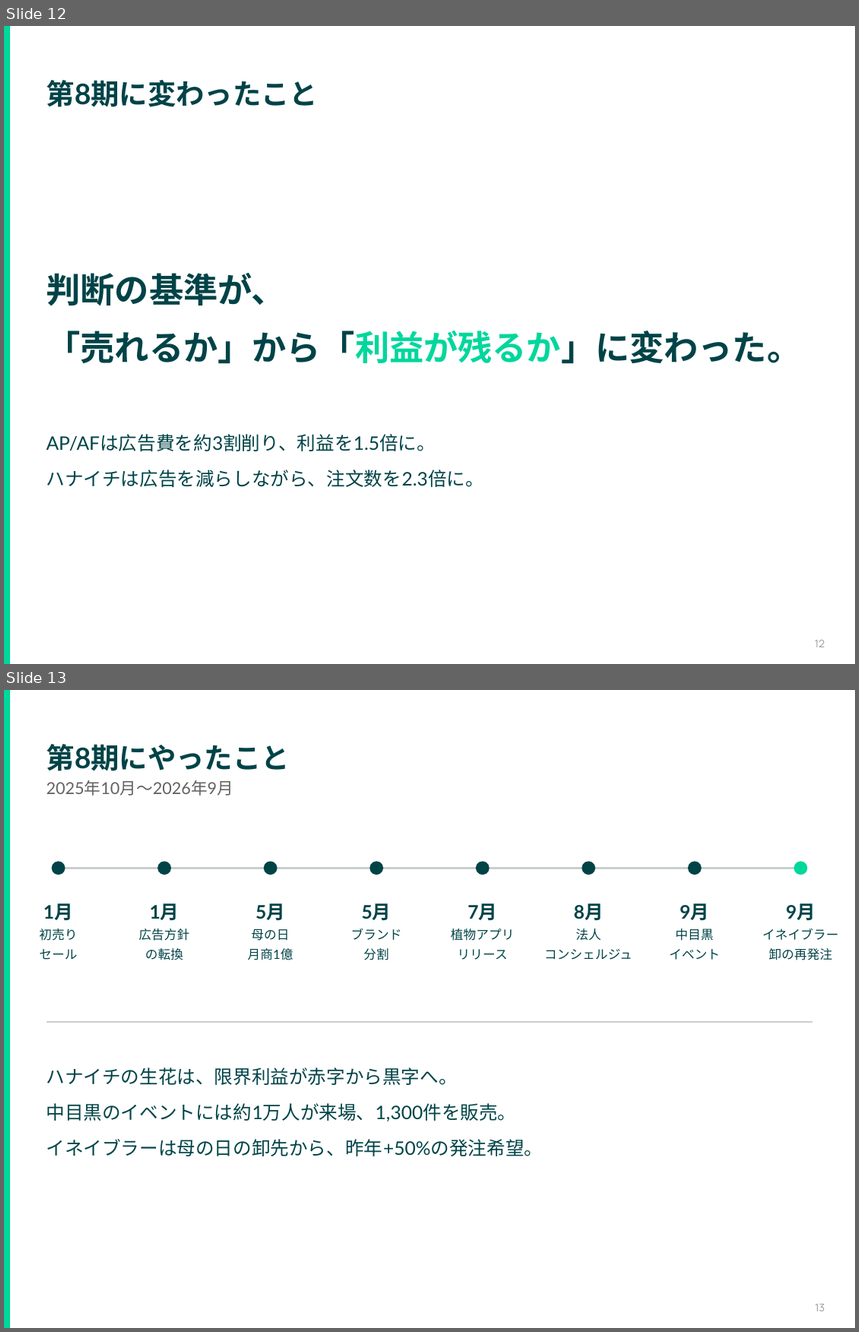
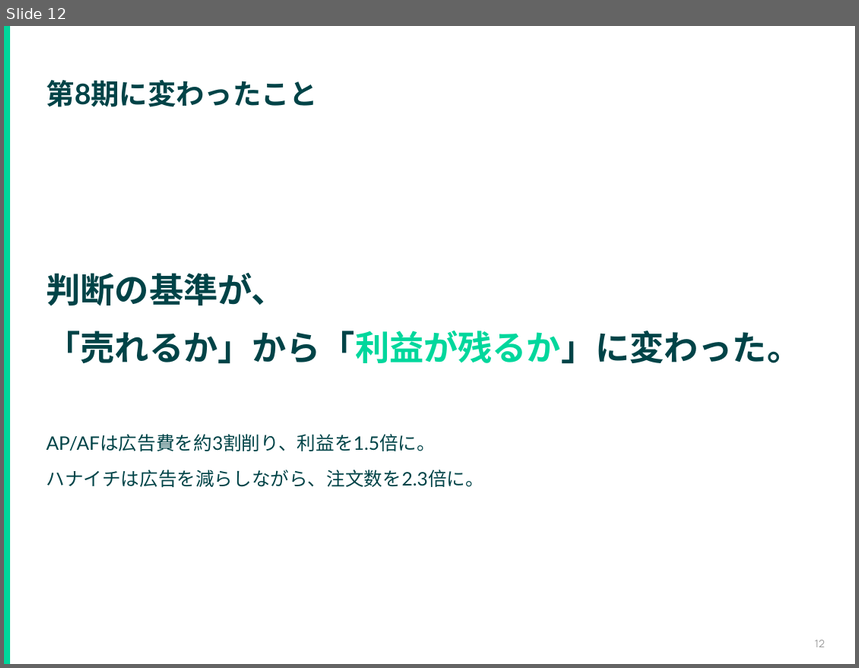
Before and after one commit to hiroki-tkg/material, a slide deck: retreat-2026-10/20261009_1day合宿_全社_第8期振り返りと第9期に向けて.pptx. Shown one above the other, each under a label of ours: slides 12 and 13 before the commit, slide 12 after it. The pictures are 859x1332 and 859x668 pixels, drawn with LibreOffice and Linux fonts; fonts in the diff are those of the drawing. Boxes give left, top, right and bottom in pixels: in the first picture for what was removed or moved away, otherwise in the second. Text is boxed around its words. In the diff, an @@ line names an element or a change of style, - is before the commit and + after.

```diff
--- a/retreat-2026-10/20261009_1day合宿_全社_第8期振り返りと第9期に向けて.pptx
+++ b/retreat-2026-10/20261009_1day合宿_全社_第8期振り返りと第9期に向けて.pptx
@@ slide 13 removed at bbox=[4, 690, 855, 1328], background #FFFFFF @@
@@ rectangle removed at bbox=[4, 690, 10, 1328] @@
@@ text removed at bbox=[47, 744, 290, 771] @@
-第8期にやったこと
@@ text removed at bbox=[47, 780, 234, 796] @@
-2025年10月〜2026年9月
@@ ellipse removed at bbox=[52, 861, 66, 875] @@
@@ line removed from (59, 868) to (800, 868) @@
@@ ellipse removed at bbox=[158, 861, 171, 875] @@
@@ ellipse removed at bbox=[264, 861, 278, 875] @@
@@ ellipse removed at bbox=[370, 861, 384, 875] @@
@@ ellipse removed at bbox=[475, 861, 489, 875] @@
@@ ellipse removed at bbox=[582, 861, 595, 875] @@
@@ ellipse removed at bbox=[688, 861, 702, 875] @@
@@ ellipse removed at bbox=[794, 861, 807, 875] @@
@@ text removed at bbox=[44, 904, 73, 920] @@
-1月
@@ text removed at bbox=[150, 904, 180, 920] @@
-1月
@@ text removed at bbox=[256, 904, 285, 920] @@
-5月
@@ text removed at bbox=[362, 904, 392, 920] @@
-5月
@@ text removed at bbox=[468, 904, 497, 920] @@
-7月
@@ text removed at bbox=[574, 904, 604, 920] @@
-8月
@@ text removed at bbox=[680, 904, 709, 920] @@
-9月
@@ text removed at bbox=[786, 904, 816, 920] @@
-9月
@@ text removed at bbox=[39, 929, 77, 960] @@
-初売り
-セール
@@ text removed at bbox=[139, 929, 189, 961] @@
-広告方針
-の転換
@@ text removed at bbox=[248, 929, 294, 961] @@
-母の日
-月商1億
@@ text removed at bbox=[351, 929, 402, 961] @@
-ブランド
-分割
@@ text removed at bbox=[451, 929, 515, 960] @@
-植物アプリ
-リリース
@@ text removed at bbox=[544, 929, 633, 960] @@
-法人
-コンシェルジュ
@@ text removed at bbox=[669, 929, 720, 960] @@
-中目黒
-イベント
@@ text removed at bbox=[762, 929, 838, 961] @@
-イネイブラー
-卸の再発注
@@ line removed from (47, 1022) to (813, 1022) @@
@@ text removed at bbox=[47, 1068, 544, 1157] @@
-ハナイチの生花は、限界利益が赤字から黒字へ。
-中目黒のイベントには約1万人が来場、1,300件を販売。
-イネイブラーは母の日の卸先から、昨年+50%の発注希望。
@@ text removed at bbox=[815, 1304, 825, 1312] @@
-13
```
Also in this commit, not shown: 9 slides changed, 12 slides added, 3 other files.
